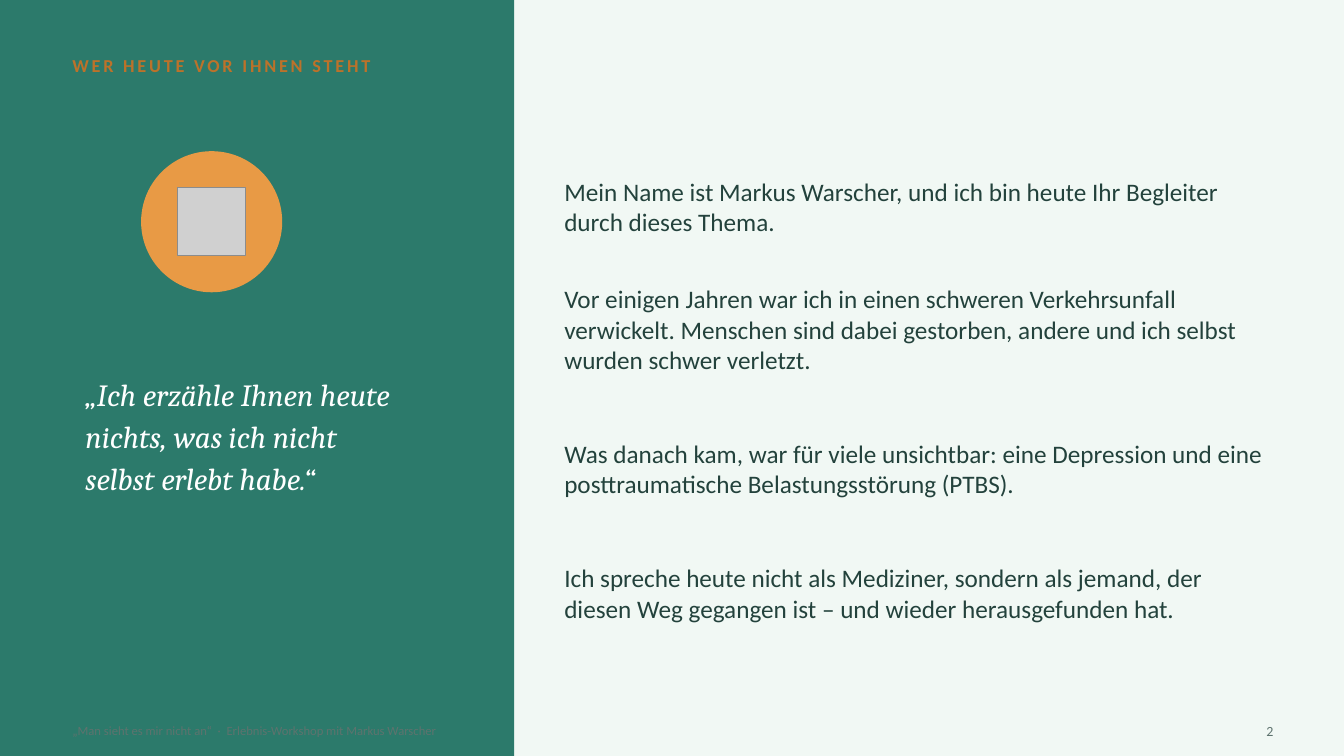
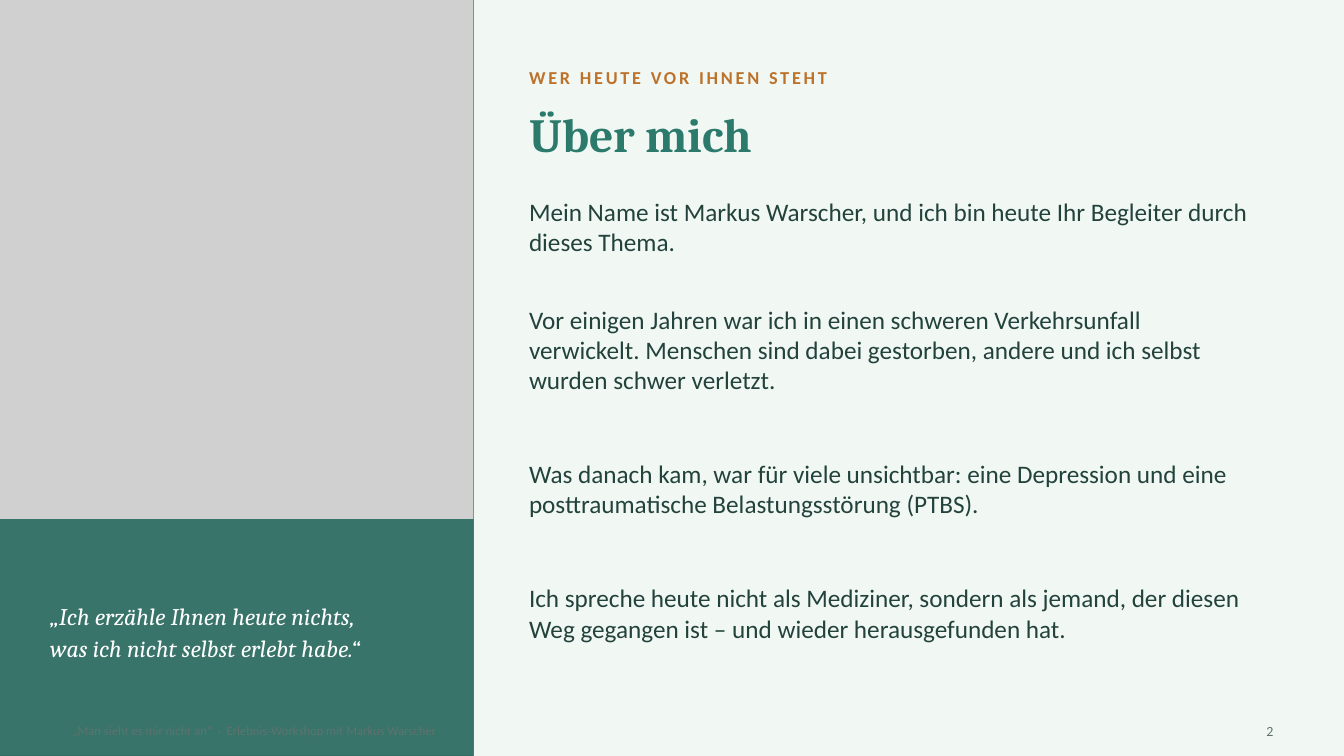
Before and after one commit to warscher80/spanwerk-datenschutz, a slide deck: slide 2 of workshop-psychische-gesundheit/Foliensatz_Man-sieht-es-mir-nicht-an.pptx. Drawn at 1344x756 pixels with LibreOffice and Linux fonts; fonts in the diff are those of the drawing; grey boxes stand for pictures. Boxes give left, top, right and bottom in pixels: in the first picture for what was removed or moved away, otherwise in the second. Text is boxed around its words. In the diff, an @@ line names an element or a change of style, - is before the commit and + after.

```diff
--- a/workshop-psychische-gesundheit/Foliensatz_Man-sieht-es-mir-nicht-an.pptx
+++ b/workshop-psychische-gesundheit/Foliensatz_Man-sieht-es-mir-nicht-an.pptx
@@ rectangle removed at bbox=[0, 0, 514, 756] @@
@@ picture added at bbox=[0, 0, 474, 756] @@
@@ text "WER HEUTE VOR IHNEN STEHT": place and size @@
-text "WER HEUTE VOR IHNEN STEHT" at bbox=[72, 60, 370, 72]
+text "WER HEUTE VOR IHNEN STEHT" at bbox=[529, 72, 827, 84]
@@ text "Über mich" rewrapped from bbox=[189, 90, 296, 152] to bbox=[529, 111, 752, 153] @@
@@ ellipse removed at bbox=[141, 151, 282, 292] @@
@@ picture removed at bbox=[177, 188, 245, 255] @@
@@ text "Mein Name ist Markus Warscher, ..." rewrapped from bbox=[564, 183, 1262, 623] to bbox=[529, 203, 1247, 643] @@
@@ rectangle added at bbox=[0, 519, 474, 756], fill #24685C at 88% opacity @@
@@ text at bbox=[50, 608, 360, 657]: text changed; size 22 to 17 pt @@
-„Ich erzähle Ihnen heute
-nichts, was ich nicht
-selbst erlebt habe.“
+„Ich erzähle Ihnen heute nichts,
+was ich nicht selbst erlebt habe.“
```
Also in this commit, not shown: 1 other slide changed, 1 other file.
